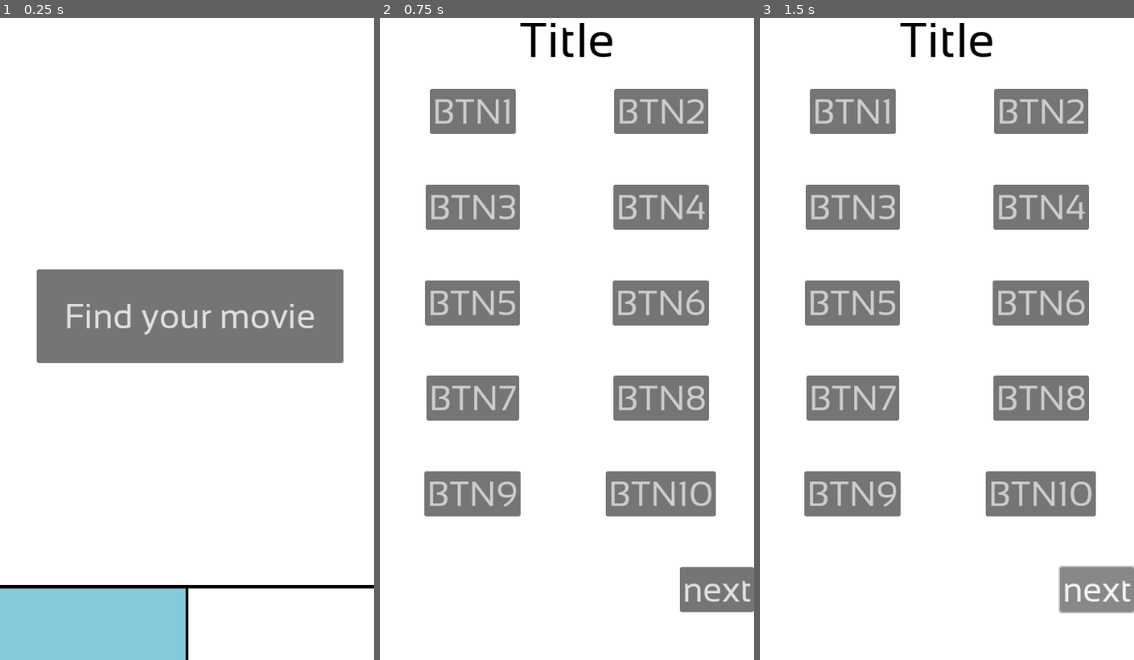
Above: before the commit, frames 1-3 (left to right).
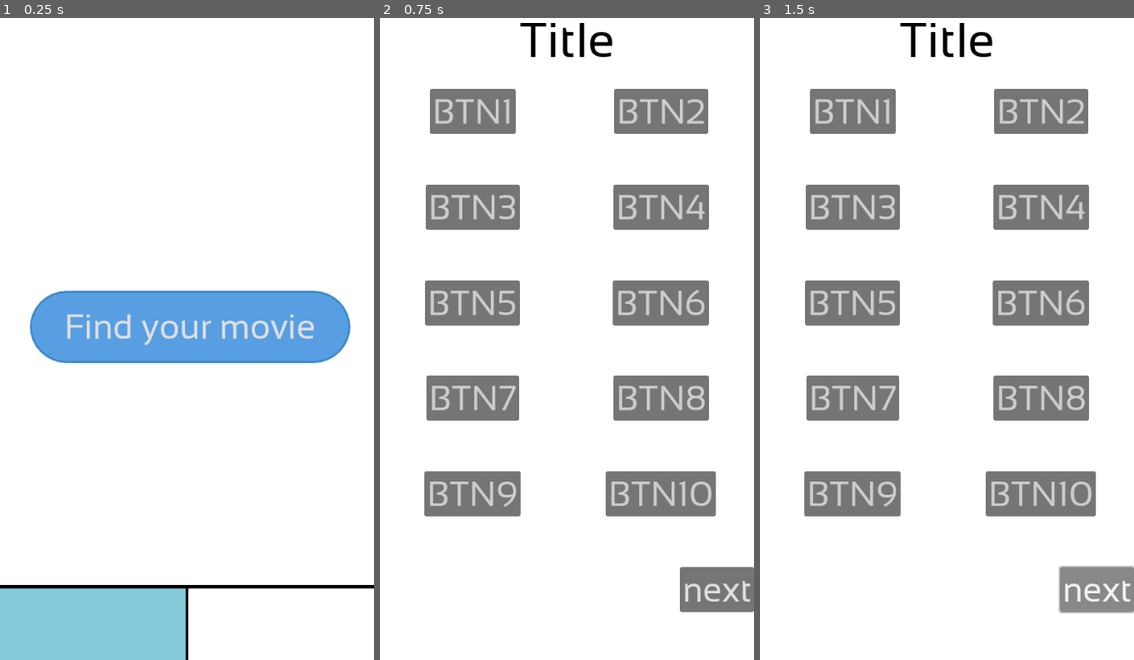
Above: after the commit, the same moments.

Repository: BigPhil2010/movie_found
Game: Godot game, scene res://scenes/menu.tscn
Same seed, same stepped clock (60 frames per second), same inputs: the game is played once before the commit and once after it.
Inputs:
- Up to frame 1 (0.25 s): no input
- Up to frame 2 (0.75 s): click "Find your movie" at 0.5 s
- Up to frame 3 (1.5 s): click "next" at 1.25 s

The runs differ from the first frame. In frame 1, 12% of the frame differs, in the area x 7-94%, y 39-54%; in frame 2, nothing differs; in frame 3, nothing differs.

Commit message:
menu design buttons

Diff:
--- a/scenes/menu.tscn
+++ b/scenes/menu.tscn
@@ -1,11 +1,51 @@
-[gd_scene load_steps=6 format=3 uid="uid://c651u1dyw3ogq"]
+[gd_scene load_steps=9 format=3 uid="uid://c651u1dyw3ogq"]
 
 [ext_resource type="Script" uid="uid://ciafvv0j64m6l" path="res://scripts/menu.gd" id="1_vjb58"]
 [ext_resource type="FontFile" uid="uid://c2gn1q550ouoi" path="res://recources/Sansation-Regular.ttf" id="2_con2f"]
 
-[sub_resource type="Theme" id="Theme_mhnvy"]
-default_font = ExtResource("2_con2f")
-default_font_size = 50
+[sub_resource type="StyleBoxEmpty" id="StyleBoxEmpty_vjb58"]
+
+[sub_resource type="StyleBoxFlat" id="StyleBoxFlat_4ytvr"]
+bg_color = Color(0.341176, 0.619608, 0.886275, 1)
+border_width_left = 3
+border_width_top = 3
+border_width_right = 3
+border_width_bottom = 3
+border_color = Color(0.247059, 0.533333, 0.803922, 1)
+corner_radius_top_left = 60
+corner_radius_top_right = 60
+corner_radius_bottom_right = 60
+corner_radius_bottom_left = 60
+expand_margin_left = 10.0
+expand_margin_right = 10.0
+
+[sub_resource type="StyleBoxFlat" id="StyleBoxFlat_g3eks"]
+bg_color = Color(0.265837, 0.555494, 0.825936, 1)
+border_width_left = 3
+border_width_top = 3
+border_width_right = 3
+border_width_bottom = 3
+border_color = Color(0.191337, 0.461374, 0.712163, 1)
+corner_radius_top_left = 60
+corner_radius_top_right = 60
+corner_radius_bottom_right = 60
+corner_radius_bottom_left = 60
+expand_margin_left = 10.0
+expand_margin_right = 10.0
+
+[sub_resource type="StyleBoxFlat" id="StyleBoxFlat_mhnvy"]
+bg_color = Color(0.341923, 0.620442, 0.887867, 1)
+border_width_left = 3
+border_width_top = 3
+border_width_right = 3
+border_width_bottom = 3
+border_color = Color(0.247059, 0.533333, 0.803922, 1)
+corner_radius_top_left = 60
+corner_radius_top_right = 60
+corner_radius_bottom_right = 60
+corner_radius_bottom_left = 60
+expand_margin_left = 10.0
+expand_margin_right = 10.0
 
 [sub_resource type="StyleBoxFlat" id="StyleBoxFlat_vjb58"]
 bg_color = Color(0.517647, 0.792157, 0.858824, 1)
@@ -28,10 +68,15 @@
 
 [node name="Button" type="Button" parent="."]
 offset_left = 53.0
-offset_top = 397.0
+offset_top = 428.0
 offset_right = 496.0
 offset_bottom = 532.0
-theme = SubResource("Theme_mhnvy")
+theme_override_fonts/font = ExtResource("2_con2f")
+theme_override_font_sizes/font_size = 50
+theme_override_styles/focus = SubResource("StyleBoxEmpty_vjb58")
+theme_override_styles/hover = SubResource("StyleBoxFlat_4ytvr")
+theme_override_styles/pressed = SubResource("StyleBoxFlat_g3eks")
+theme_override_styles/normal = SubResource("StyleBoxFlat_mhnvy")
 text = "Find your movie"
 
 [node name="HBoxContainer" type="HBoxContainer" parent="."]
Binary file added: recources/images/logo.png
Not shown, added: recources/images/logo.png.import
